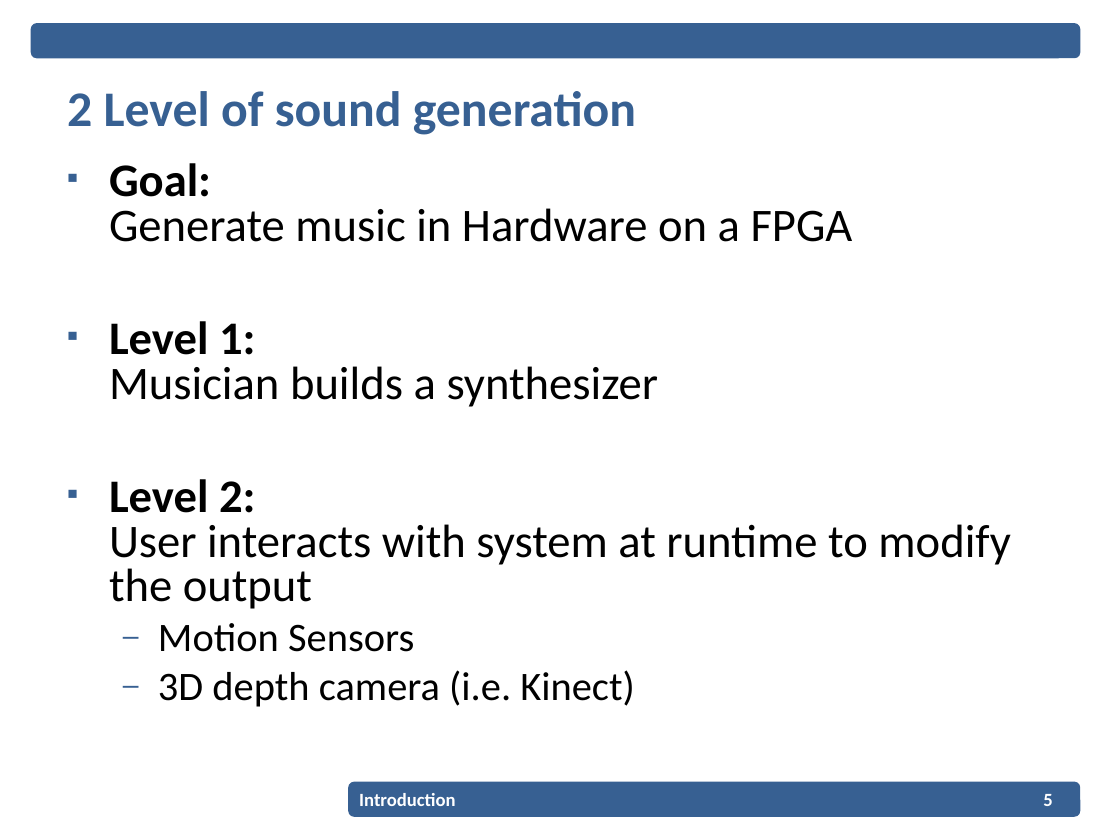
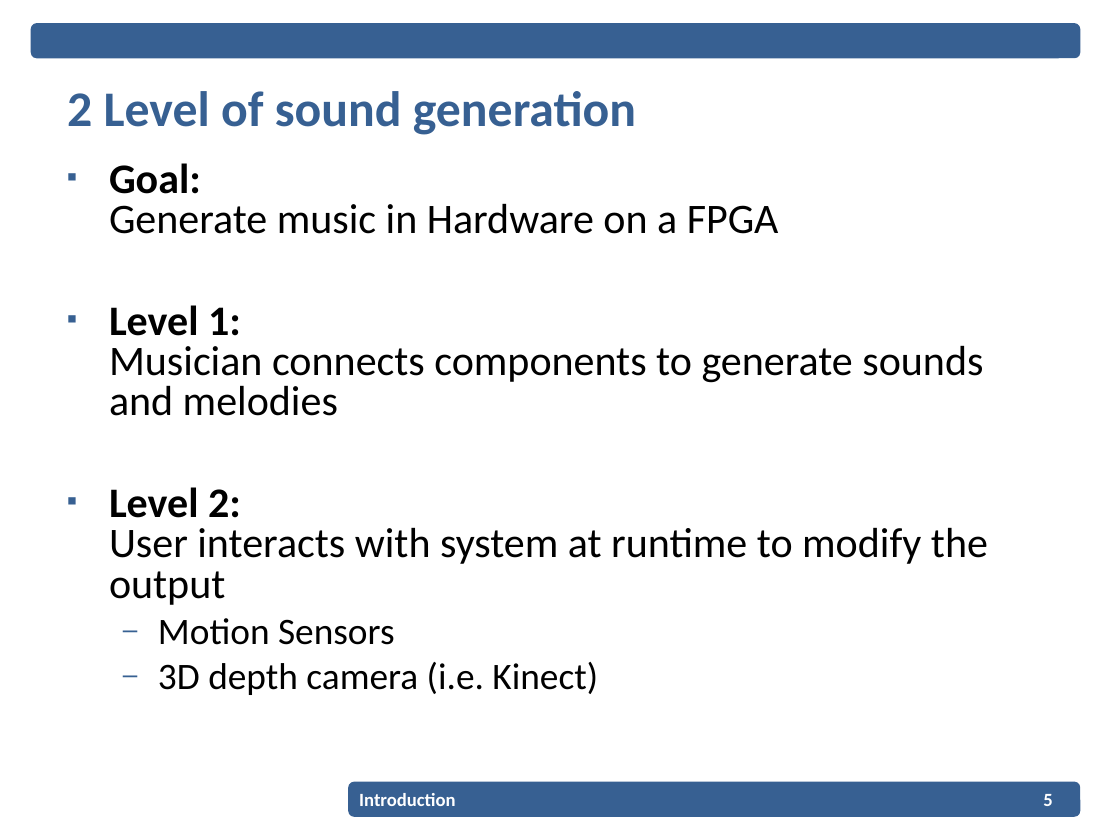
Before and after one commit to EPiCS/soundgates, a slide deck: slide 5 of documents/projectplan-presentation/Projectplan_Presentation.ppt. Drawn at 1120x840 pixels with LibreOffice and Linux fonts; fonts in the diff are those of the drawing; background and template pictures are left out. Boxes give left, top, right and bottom in pixels: in the first picture for what was removed or moved away, otherwise in the second. Text is boxed around its words. In the diff, an @@ line names an element or a change of style, - is before the commit and + after.

```diff
--- a/documents/projectplan-presentation/Projectplan_Presentation.ppt
+++ b/documents/projectplan-presentation/Projectplan_Presentation.ppt
@@ text at [109,163,988,695]: size 30 to 27 pt in "Goal: Generate music in Hardware on a ...", "Level 2: User interacts with system at ..."; size 26 to 24 pt in "Motion Sensors", "3D depth camera (i.e. Kinect)" @@
@@ text at [109,305,983,416]: text changed; size 30 to 27 pt @@
-▪ Level 1:
-  Musician builds a synthesizer
+▪ Level 1:
+  Musician connects components to generate sounds and melodies
```
Also in this commit, not shown: 8 other slides changed, 4 slides added, 3 slides removed, 1 other file.
